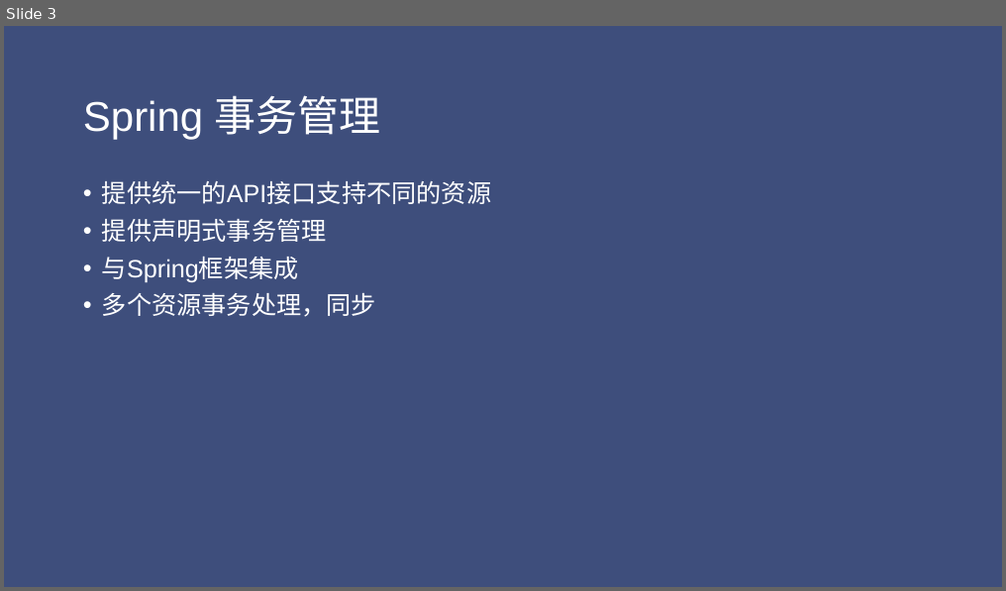
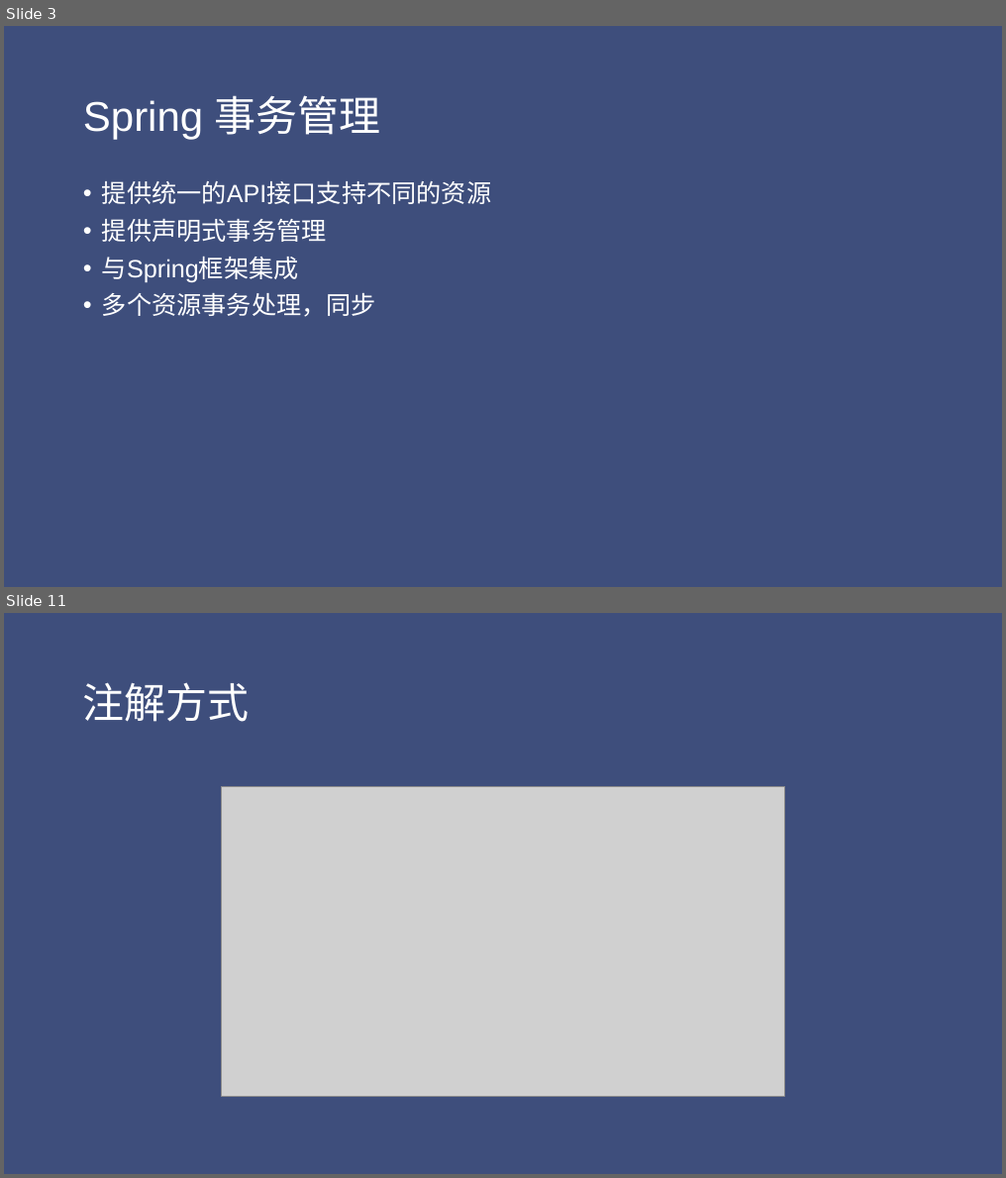
Before and after one commit to jungle0127/ncee, a slide deck: ncee-rest/docs/Spring事务.pptx. Shown one above the other, each under a label of ours: slide 3 before the commit, slides 3 and 11 after it; the slides between them are not shown. The pictures are 1006x591 and 1006x1178 pixels, drawn with LibreOffice and Linux fonts; fonts in the diff are those of the drawing; grey boxes stand for pictures. Boxes give left, top, right and bottom in pixels: in the first picture for what was removed or moved away, otherwise in the second. Text is boxed around its words. In the diff, an @@ line names an element or a change of style, - is before the commit and + after.

```diff
--- a/ncee-rest/docs/Spring事务.pptx
+++ b/ncee-rest/docs/Spring事务.pptx
@@ slide 11 added at (x1=4, y1=613, x2=1002, y2=1174), background #3E4E7C @@
@@ title added at (x1=83, y1=682, x2=250, y2=722), 40 pt, text #FFFFFF @@
+注解方式
@@ picture added at (x1=221, y1=786, x2=785, y2=1096) @@
```
Also in this commit, not shown: 1 slide changed, 6 other slides added.
